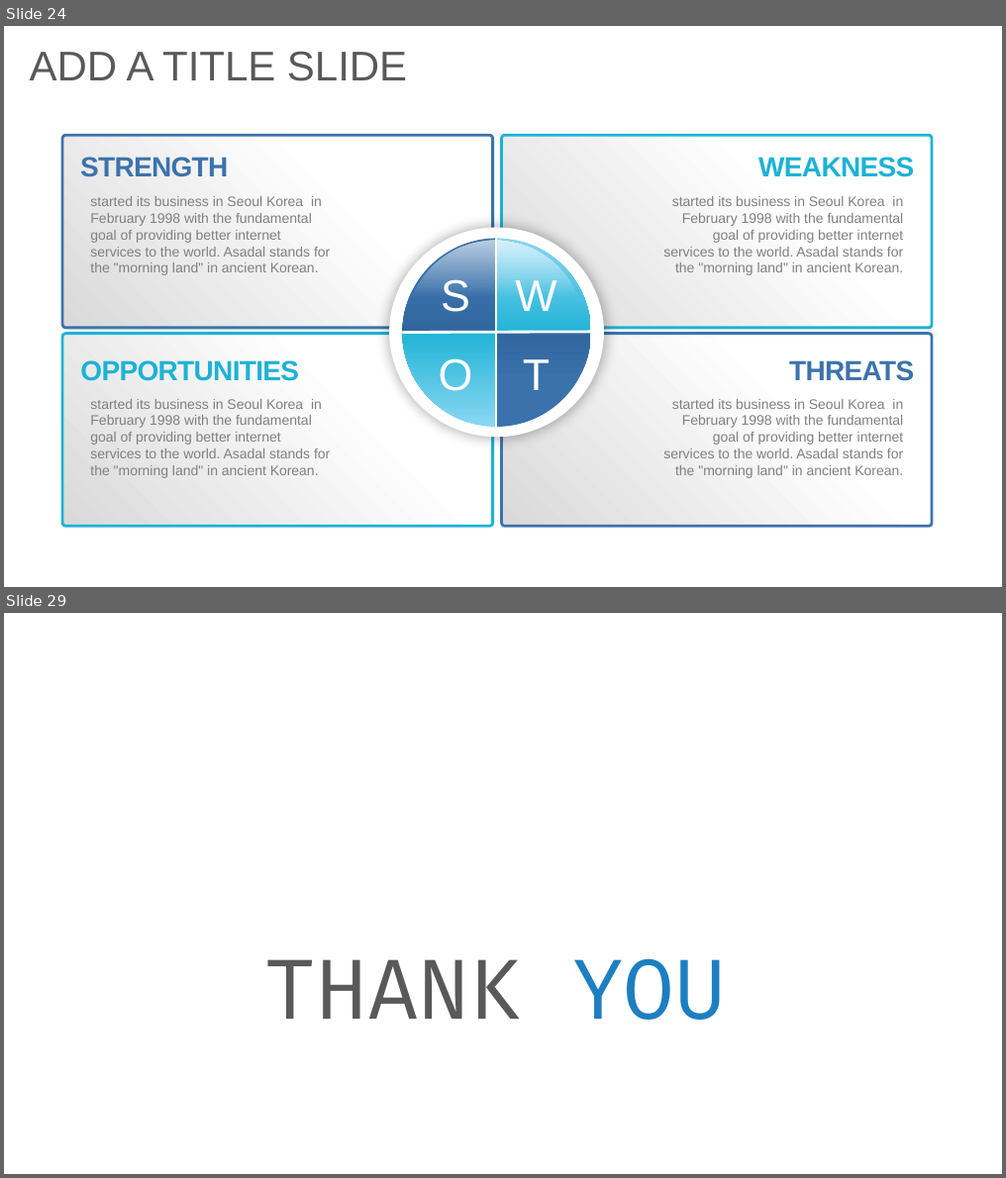
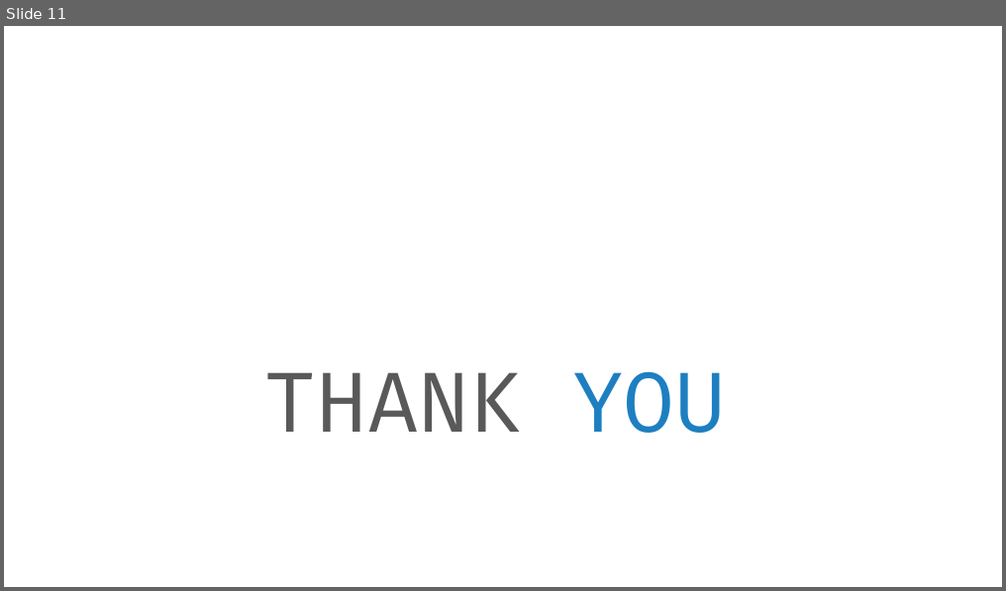
Before and after one commit to nikbarseghyan/Presentation, a slide deck: Docker.pptx. Shown one above the other, each under a label of ours: slides 24 and 29 before the commit, slide 11 after it; the slides between them are not shown. The pictures are 1006x1178 and 1006x591 pixels, drawn with LibreOffice and Linux fonts; fonts in the diff are those of the drawing; background and template pictures are left out. Boxes give left, top, right and bottom in pixels: in the first picture for what was removed or moved away, otherwise in the second. Text is boxed around its words. In the diff, an @@ line names an element or a change of style, - is before the commit and + after.

```diff
--- a/Docker.pptx
+++ b/Docker.pptx
@@ slide 24 removed at [4,26,1002,587], background #FFFFFF @@
@@ title removed at [30,51,407,81] @@
-ADD A TITLE SLIDE
@@ group removed at [62,135,932,526]: 4 rounded rectangles @@
@@ text removed at [80,157,228,177] @@
-STRENGTH
@@ text removed at [758,157,914,177] @@
-WEAKNESS
@@ text removed at [90,196,330,275] @@
-started its business in Seoul Korea in February 1998 with the fundamental goal of providing better internet services to the world. Asadal stands for the "morning land" in ancient Korean.
@@ text removed at [663,196,904,275] @@
-started its business in Seoul Korea in February 1998 with the fundamental goal of providing better internet services to the world. Asadal stands for the "morning land" in ancient Korean.
@@ text removed at [80,361,299,381] @@
-OPPORTUNITIES
@@ group removed at [392,230,602,434]: 4 pie slice (boxed as its full ellipse)s, 4 texts, 2 ellipses, 2 lines @@
-S
-W
-O
-T
@@ text removed at [789,361,914,381] @@
-THREATS
@@ text removed at [90,399,330,478] @@
-started its business in Seoul Korea in February 1998 with the fundamental goal of providing better internet services to the world. Asadal stands for the "morning land" in ancient Korean.
@@ text removed at [663,399,904,478] @@
-started its business in Seoul Korea in February 1998 with the fundamental goal of providing better internet services to the world. Asadal stands for the "morning land" in ancient Korean.
@@ what was slide 29 is now slide 11 @@
```
Also in this commit, not shown: 1 slide changed, 8 slides added, 25 other slides removed.
